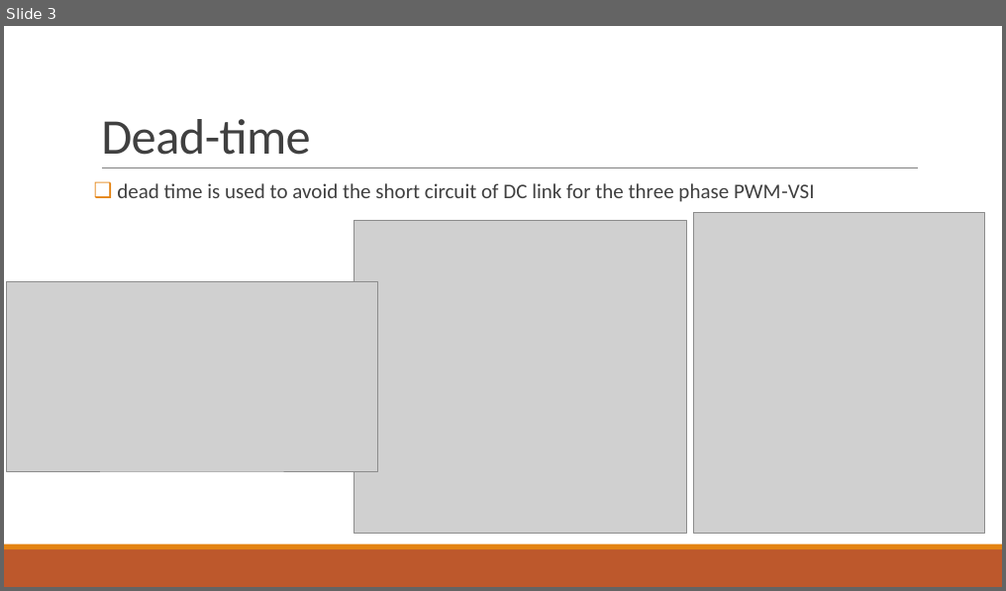
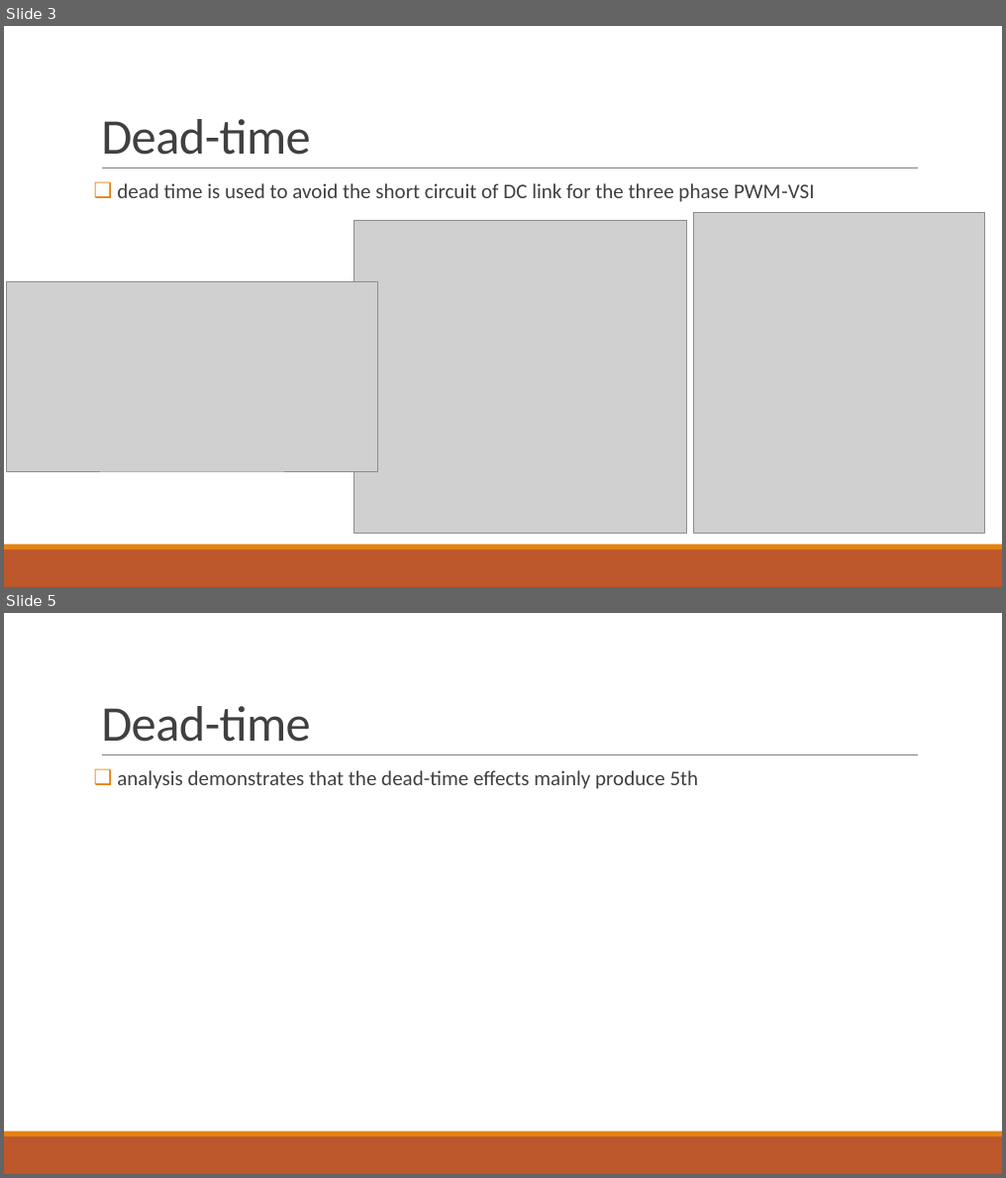
Before and after one commit to hyuruk/doktora, a slide deck: tik/tikMay2018.pptx. Shown one above the other, each under a label of ours: slide 3 before the commit, slides 3 and 5 after it; the slides between them are not shown. The pictures are 1006x591 and 1006x1178 pixels, drawn with LibreOffice and Linux fonts; fonts in the diff are those of the drawing; grey boxes stand for pictures. Boxes give left, top, right and bottom in pixels: in the first picture for what was removed or moved away, otherwise in the second. Text is boxed around its words. In the diff, an @@ line names an element or a change of style, - is before the commit and + after.

```diff
--- a/tik/tikMay2018.pptx
+++ b/tik/tikMay2018.pptx
@@ slide 5 added at bbox=[4, 613, 1002, 1174], background #FFFFFF; not listed: 3 template elements that a slide beside it also shows @@
@@ title added at bbox=[101, 706, 310, 742], 48 pt, text #404040 @@
+Dead-time
@@ text added at bbox=[117, 770, 699, 789], 20 pt, text #404040 @@
+❑ analysis demonstrates that the dead-time effects mainly produce 5th
```
Also in this commit, not shown: 1 slide changed, 1 other file.
